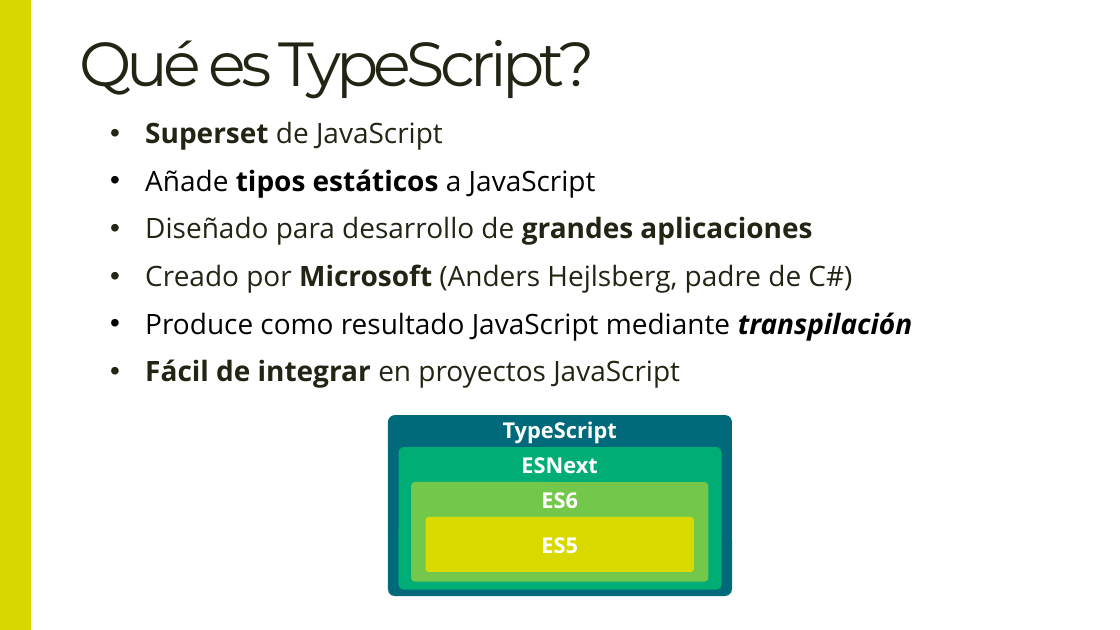
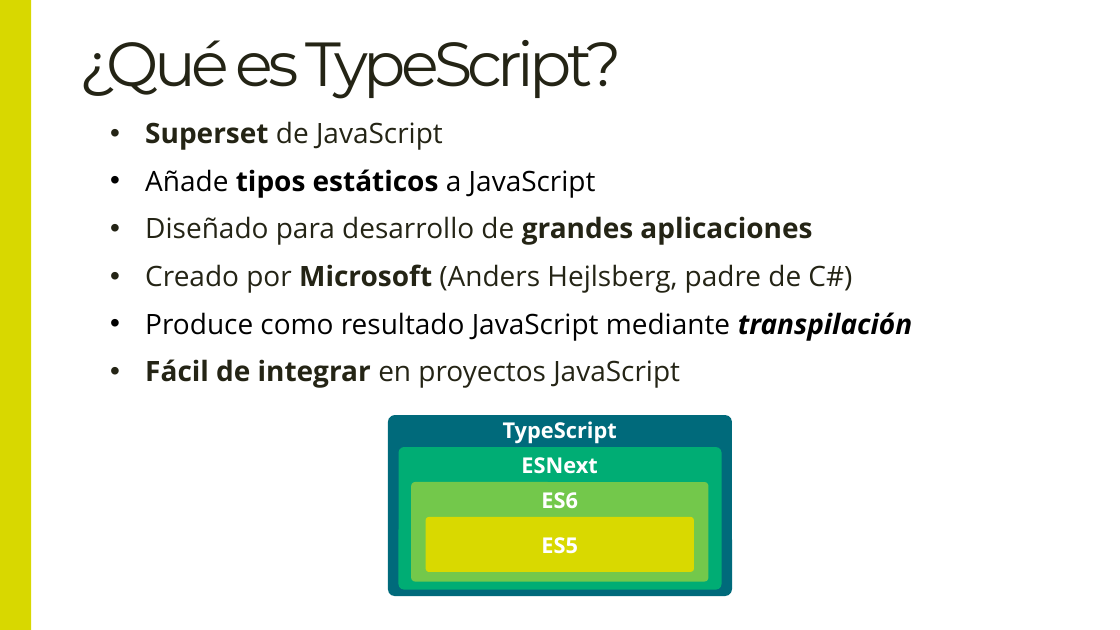
Before and after one commit to Lemoncode/master-frontend-lemoncode, a slide deck: slide 2 of 02-languages/01-teoria/02 Introducción a Typescript.pptx. Drawn at 1120x630 pixels with LibreOffice and Linux fonts; fonts in the diff are those of the drawing. Boxes give left, top, right and bottom in pixels: in the first picture for what was removed or moved away, otherwise in the second. Text is boxed around its words. In the diff, an @@ line names an element or a change of style, - is before the commit and + after.

```diff
--- a/02-languages/01-teoria/02 Introducción a Typescript.pptx
+++ b/02-languages/01-teoria/02 Introducción a Typescript.pptx
@@ title at (x1=79, y1=40, x2=622, y2=99): text changed @@
-Qué es TypeScript?
+¿Qué es TypeScript?
```
Also in this commit, not shown: 1 other slide changed, 1 other file.
